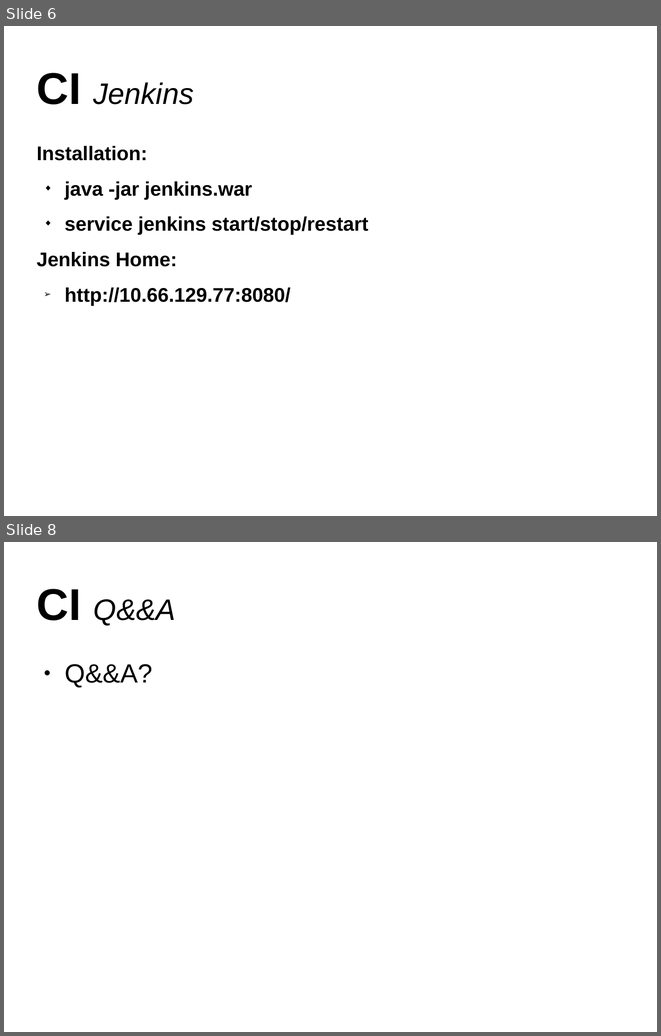
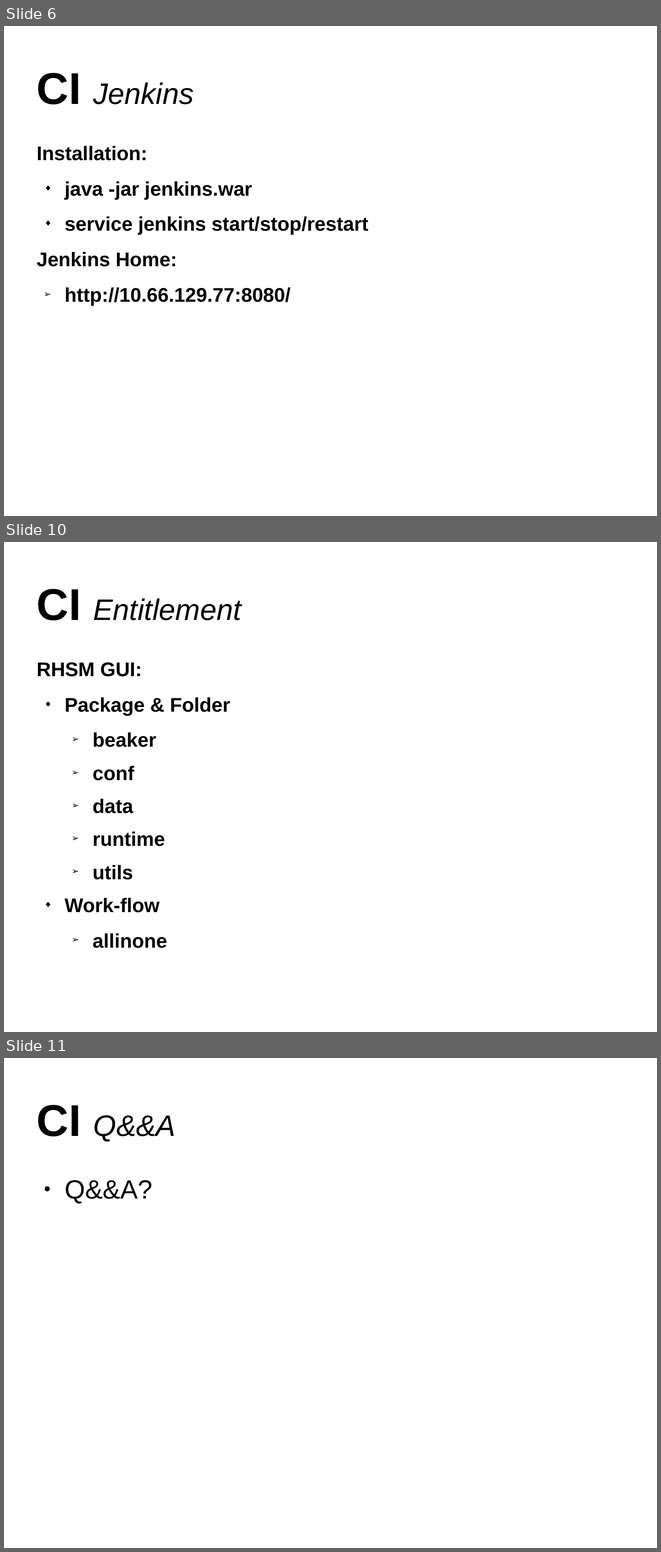
Before and after one commit to shihliu/entitlement, a slide deck: entitlment_ci.odp. Shown one above the other, each under a label of ours: slides 6 and 8 before the commit, slides 6, 10 and 11 after it; the slides between them are not shown. The pictures are 661x1036 and 661x1552 pixels, drawn with LibreOffice and Linux fonts; fonts in the diff are those of the drawing. Boxes give left, top, right and bottom in pixels: in the first picture for what was removed or moved away, otherwise in the second. Text is boxed around its words. In the diff, an @@ line names an element or a change of style, - is before the commit and + after.

```diff
--- a/entitlment_ci.odp
+++ b/entitlment_ci.odp
@@ slide 10 added at [4, 542, 657, 1032], background #FFFFFF @@
@@ title added at [37, 589, 241, 620], 36 pt, text #000000, italic @@
+CI Entitlement
@@ text added at [37, 662, 230, 948], 24 pt, text #000000, bold @@
+RHSM GUI:
+◆ Package & Folder
+  ➢ beaker
+  ➢ conf
+  ➢ data
+  ➢ runtime
+  ➢ utils
+◆ Work-flow
+  ➢ allinone
@@ what was slide 8 is now slide 11 @@
```
Also in this commit, not shown: 1 slide changed, 2 other slides added.
